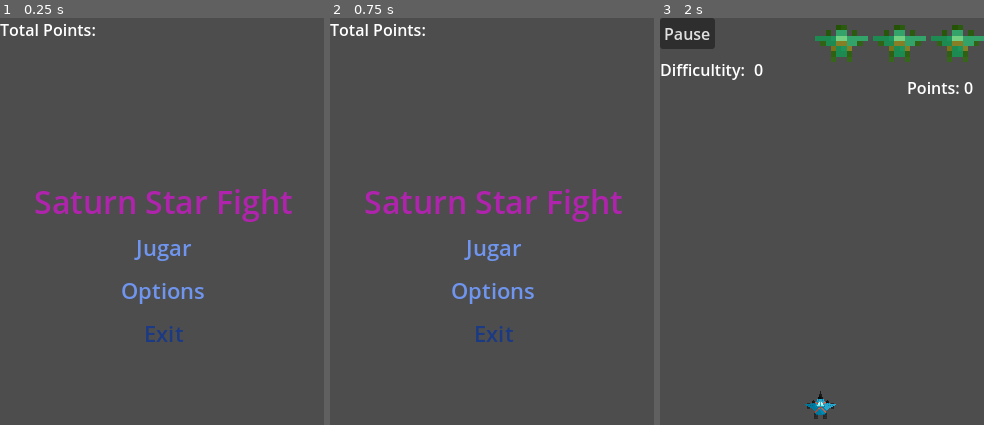
Above: before the commit, frames 1-3 (left to right).
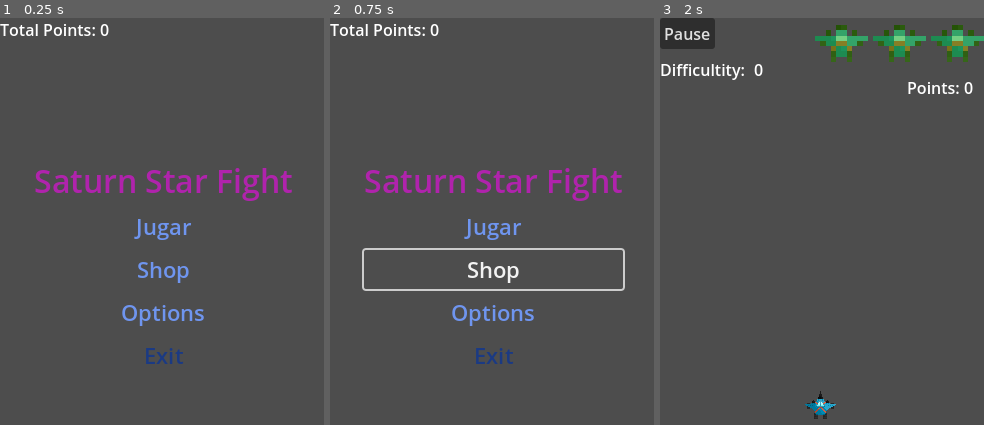
Above: after the commit, the same moments.

Repository: SaternDev/Saturn-Star-Fight-2
Game: Godot game, scene res://Scenes/start_menu.tscn
Two runs of this game, one before a commit and one after it. Both use one fixed random seed, a clock stepped at 60 frames per second and the inputs below.
Inputs (mouse positions are in pixels of both pictures, inside the frame that each line leads up to):
- Up to frame 1 (0.25 s): no input
- Up to frame 2 (0.75 s): click (492, 270) at 0.5 s, where only the run after the commit has a clickable "Shop"
- Up to frame 3 (2 s): click "Jugar" at 1.25 s

The runs differ from the first frame. In frame 1, 5.8% of the frame differs, in the area x 10-91%, y 1-86%; in frame 2, 6.6%, in the area x 9-92%, y 1-86%; in frame 3, nothing differs.

Commit message:
Added Saving System

Diff:
--- a/Scenes/MainLevel.tscn
+++ b/Scenes/MainLevel.tscn
@@ -11,7 +11,7 @@
 
 [node name="Node2D" type="Node2D"]
 
-[node name="GameController" type="Node2D" parent="." groups=["Persist"]]
+[node name="GameController" type="Node2D" parent="."]
 script = ExtResource("4_o15vh")
 
 [node name="DificultyIncreaser" type="Timer" parent="GameController"]
--- a/Scenes/start_menu.tscn
+++ b/Scenes/start_menu.tscn
@@ -42,6 +42,13 @@
 theme_override_colors/font_color = Color(0.4346237, 0.58292305, 0.9356031, 1)
 theme_override_font_sizes/font_size = 22
 text = "Jugar"
+flat = true
+
+[node name="ShopBtn" type="Button" parent="StartMenu/CenterContainer/VBoxContainer"]
+layout_mode = 2
+theme_override_colors/font_color = Color(0.4346237, 0.58292305, 0.9356031, 1)
+theme_override_font_sizes/font_size = 22
+text = "Shop"
 flat = true
 
 [node name="OptionsBtn" type="Button" parent="StartMenu/CenterContainer/VBoxContainer"]
@@ -147,8 +154,6 @@
 offset_bottom = 577.0
 text = "Atrás"
 
-[node name="SaveConfiguration" type="Node2D" parent="." groups=["Persist"]]
-
 [connection signal="button_down" from="StartMenu/CenterContainer/VBoxContainer/PlayBtn" to="." method="_on_play_btn_button_down"]
 [connection signal="button_down" from="StartMenu/CenterContainer/VBoxContainer/OptionsBtn" to="." method="_on_options_btn_button_down"]
 [connection signal="button_down" from="StartMenu/CenterContainer/VBoxContainer/ExitBtn" to="." method="_on_exit_btn_button_down"]
--- a/Scripts/GameUIScripts/start_menu.gd
+++ b/Scripts/GameUIScripts/start_menu.gd
@@ -1,6 +1,10 @@
 extends CanvasLayer
 
 var controls:int
+
+func _ready() -> void:
+	GlobalSave.load_game()
+	$StartMenu/TotalPointsLbl.text = "Total Points: " + str(GlobalSave.game_data["total_points"])
 
 #Changes to Level Scene
 func _on_play_btn_button_down() -> void:
@@ -8,6 +12,7 @@
 
 #Close the Game
 func _on_exit_btn_button_down() -> void:
+	GlobalSave.save_game()
 	get_tree().quit()
 
 
--- /dev/null
+++ b/Scripts/Saves/GLOBAL_SAVE.gd
@@ -0,0 +1,20 @@
+extends Node
+
+var save_path = "user://save_game.dat"
+
+var game_data : Dictionary = {
+	"total_points" = 0,
+}
+
+func save_game() -> void:
+	var save_file = FileAccess.open(save_path, FileAccess.WRITE)
+
+	save_file.store_var(game_data) #Guarda la Variable
+	save_file = null #Para Cerrar el archivo
+
+func load_game() -> void:
+	if FileAccess.file_exists(save_path):
+		var save_file = FileAccess.open(save_path, FileAccess.READ)
+
+		game_data = save_file.get_var()
+		save_file = null
--- a/Scripts/game_controller.gd
+++ b/Scripts/game_controller.gd
@@ -9,11 +9,6 @@
 @export var points:int
 @export var difficult:int
 @export var live:int = 3
-
-# Called when the node enters the scene tree for the first time.
-func _ready() -> void:
-	pass # Replace with function body.
-
 
 # Called every frame. 'delta' is the elapsed time since the previous frame.
 func _process(_delta: float) -> void:
@@ -29,6 +24,8 @@
 func _on_player_ship_life_changed(animationStoped) -> void:
 	if live < 2 and animationStoped:
 		get_tree().current_scene.add_child(GAME_OVER_MENU.instantiate())
+		GlobalSave.game_data["total_points"] += points
+		GlobalSave.save_game()
 		get_tree().paused = true
 	else:
 		live -= 1
--- a/project.godot
+++ b/project.godot
@@ -15,6 +15,10 @@
 run/main_scene="uid://cx8ckmq68eirw"
 config/features=PackedStringArray("4.5", "Mobile")
 config/icon="uid://dfl3oi2jnc3bu"
+
+[autoload]
+
+GlobalSave="*res://Scripts/Saves/GLOBAL_SAVE.gd"
 
 [display]
 
Not shown, added: Scripts/Saves/GLOBAL_SAVE.gd.uid
Not shown, changed: export_presets.cfg
